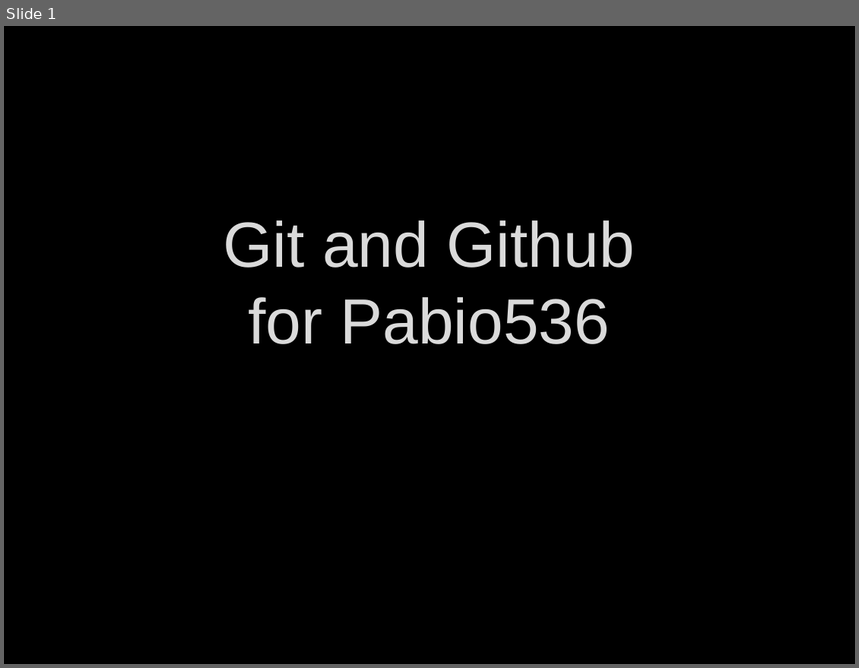
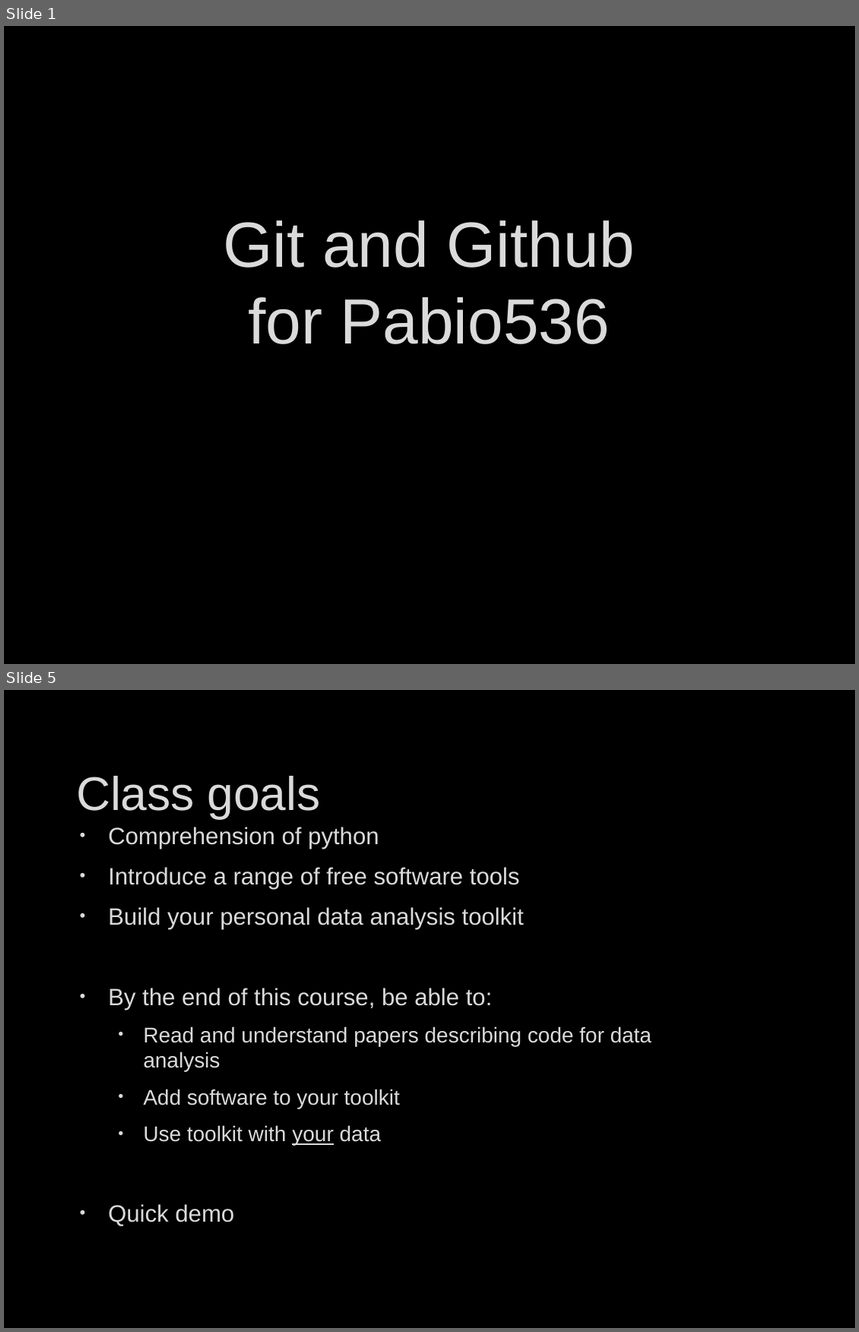
Before and after one commit to fdmast/Pabio536, a slide deck: C1_Introduction/ClassOne.GithubIntro.pptx. Shown one above the other, each under a label of ours: slide 1 before the commit, slides 1 and 5 after it; the slides between them are not shown. The pictures are 859x668 and 859x1332 pixels, drawn with LibreOffice and Linux fonts; fonts in the diff are those of the drawing; background and template pictures are left out. Boxes give left, top, right and bottom in pixels: in the first picture for what was removed or moved away, otherwise in the second. Text is boxed around its words. In the diff, an @@ line names an element or a change of style, - is before the commit and + after.

Commit message:
Complete overhaul of Class 3

```diff
--- a/C1_Introduction/ClassOne.GithubIntro.pptx
+++ b/C1_Introduction/ClassOne.GithubIntro.pptx
@@ slide 5 added at <box>4,690,855,1328</box>, background picture (left out) @@
@@ title added at <box>76,776,321,819</box>, 40 pt, text #DADADA @@
+Class goals
@@ text added at <box>108,867,652,1227</box>, 20 pt, text #DADADA @@
+• Comprehension of python
+• Introduce a range of free software tools
+• Build your personal data analysis toolkit
+• By the end of this course, be able to:
+  • Read and understand papers describing code for data analysis
+  • Add software to your toolkit
+  • Use toolkit with your data
+• Quick demo
```
Also in this commit, not shown: 2 slides changed, 9 other slides added, 11 slides removed, 5 other files.
